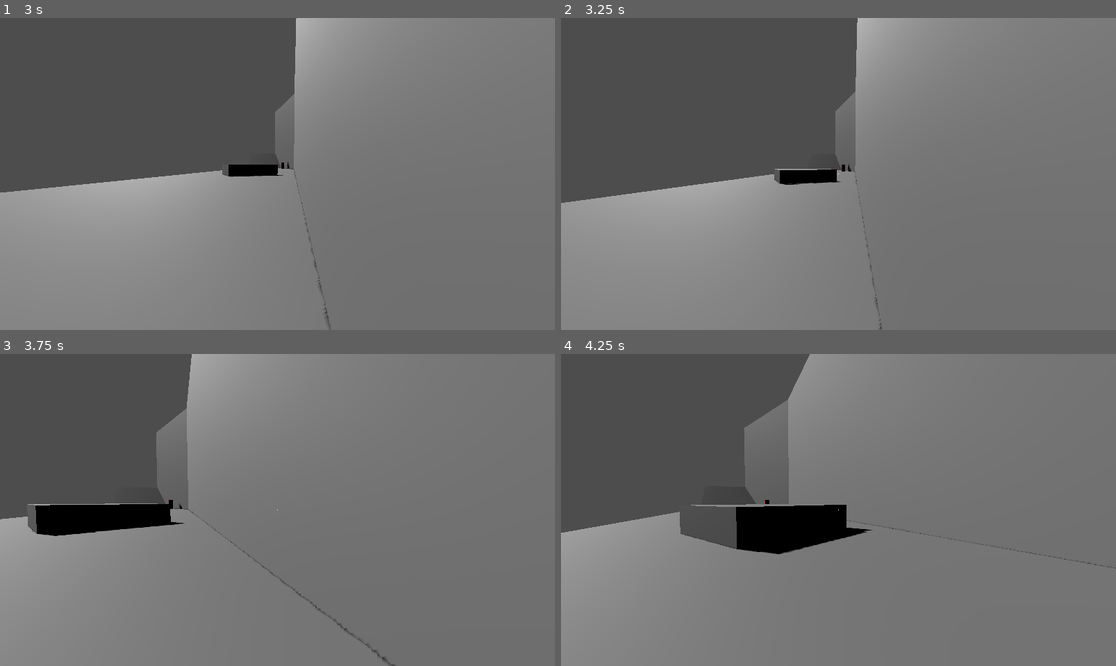
Above: before the commit, frames 1-4 (two rows, left to right).
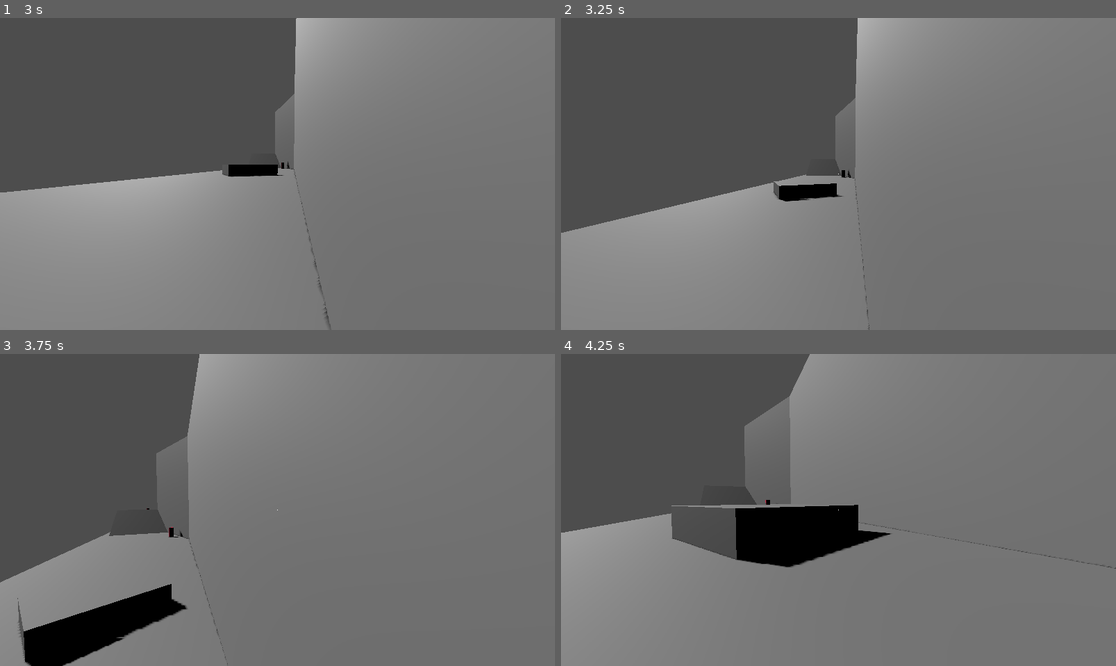
Above: after the commit, the same moments.

Repository: 100-Devs-1-Game/KYRO
Game: Godot game, scene res://scenes/level/level.tscn
Two runs of this game, one before a commit and one after it. Both use one fixed random seed, a clock stepped at 60 frames per second and the inputs below.
Inputs (mouse positions are in pixels of both pictures, inside the frame that each line leads up to):
- Up to frame 1 (3 s): tap Enter (ui_accept) at 0.5, 0.77, 1.52 s; move the mouse to (305, 174) at 0.52 s; hold Right (ui_right) 0.53-1.28 s; click (305, 174) at 0.67 s; move the mouse to (249, 174) at 1.27 s; hold Left (ui_left) 1.28-2.03 s; move the mouse to (288, 167) at 2.02 s; hold Right (ui_right) from 2.03 s (still down); move the mouse to (271, 180) at 2.77 s; click (271, 180) at 2.92 s
- Up to frame 2 (3.25 s): keep holding Right (ui_right); tap Enter (ui_accept) at 3.02 s
- Up to frame 3 (3.75 s): move the mouse to (316, 513) at 3.52 s; release Right (ui_right) at 3.53 s; hold Left (ui_left) from 3.53 s (still down)
- Up to frame 4 (4.25 s): keep holding Left (ui_left); tap Enter (ui_accept) at 3.77 s

Frame 1 is identical in both runs. In frame 2, 3.6% of the frame differs, in the area x 0-58%, y 1-100%; in frame 3, 8.8%, in the area x 0-72%, y 0-100%; in frame 4, 2.0%.

Commit message:
do a more "correct" wallrunning detection implementation

Diff:
--- a/src/kyro/scenes/player/player.gd
+++ b/src/kyro/scenes/player/player.gd
@@ -1,4 +1,5 @@
 extends CharacterBody3D
+
 
 @export_subgroup("Movement")
 @export var forward_speed:float = 100
@@ -8,14 +9,17 @@
 @export_subgroup("Jumping")
 @export var jump_strength: float = 10.0
 @export var jump_coyote_max: float = 0.5
+@export_subgroup("Wallriding")
+@export_range(0, 180, 0.5, "radians_as_degrees") var wallride_angle_tolerance:float = PI/4
 
 var jump_coyote_time:float = 0.0
+## If this is 0, wallriding can't be acheived. Otherwise, this is a the wall that will be clung to
+var wallride_axis:float = 0.0
 var sensitivity:float = 1 / PI / 60 # TODO: Move this to a GameSettings
 
 @onready var head:Node3D = %Head
 @onready var camera:Camera3D = %Camera3D
 @onready var gun_cast:RayCast3D = %GunCast
-@onready var wall_run_area:Area3D = %WallRunArea
 @onready var state_machine:StateMachine = $StateMachine
 @onready var state_walk:State = %Walk
 @onready var state_jump:State = %Jumping
@@ -59,7 +63,6 @@
 func do_strafe_movement(delta: float) -> void:
 	var axis:float = Input.get_axis(&"ui_left", &"ui_right")
 	velocity.x += axis * strafe_speed * delta
-	wall_run_area.position.x = axis * 0.4
 
 
 func do_gravity(delta: float) -> void:
@@ -79,12 +82,21 @@
 	jump_coyote_time -= delta
 
 
+func do_post_slide_updates() -> void:
+	wallride_axis = 0
+	for i in get_slide_collision_count():
+		var collision := get_slide_collision(i)
+		var dot := Vector3.LEFT.dot(collision.get_normal())
+		if absf(dot) > absf(wallride_axis):
+			wallride_axis = dot
+
+
 func can_jump() -> bool:
 	return jump_coyote_time > 0.0
 
 
 func can_wallride() -> bool:
-	return len(wall_run_area.get_overlapping_bodies()) > 0
+	return abs(wallride_axis * PI) > wallride_angle_tolerance
 
 
 func get_modal_basic_state() -> State:
--- a/src/kyro/scenes/player/player.tscn
+++ b/src/kyro/scenes/player/player.tscn
@@ -10,9 +10,6 @@
 [sub_resource type="BoxShape3D" id="BoxShape3D_x7p2l"]
 size = Vector3(0.7, 1.8, 0.7)
 
-[sub_resource type="BoxShape3D" id="BoxShape3D_p47bc"]
-size = Vector3(0.1, 1.3, 0.6)
-
 [node name="Player" type="CharacterBody3D"]
 collision_layer = 4
 script = ExtResource("1_8afob")
@@ -20,14 +17,6 @@
 [node name="Collider" type="CollisionShape3D" parent="."]
 transform = Transform3D(1, 0, 0, 0, 1, 0, 0, 0, 1, 0, 0.9, 0)
 shape = SubResource("BoxShape3D_x7p2l")
-
-[node name="WallRunArea" type="Area3D" parent="."]
-unique_name_in_owner = true
-transform = Transform3D(1, 0, 0, 0, 1, 0, 0, 0, 1, 0, 0.9, 0)
-
-[node name="Collider" type="CollisionShape3D" parent="WallRunArea"]
-shape = SubResource("BoxShape3D_p47bc")
-debug_color = Color(0.553186, 0.562638, 0, 0.42)
 
 [node name="StateMachine" type="Node" parent="." node_paths=PackedStringArray("default_state")]
 script = ExtResource("2_dovo2")
--- a/src/kyro/scenes/player/state/falling.gd
+++ b/src/kyro/scenes/player/state/falling.gd
@@ -25,6 +25,8 @@
 	owner.move_and_slide()
 	owner.do_coyote_time(delta)
 
+	owner.do_post_slide_updates()
+
 	if owner.is_on_floor():
 		machine.to_state($"../Walk")
 		return
--- a/src/kyro/scenes/player/state/jumping.gd
+++ b/src/kyro/scenes/player/state/jumping.gd
@@ -25,10 +25,12 @@
 	owner.move_and_slide()
 	owner.do_coyote_time(delta)
 
+	owner.do_post_slide_updates()
+
 	if owner.can_wallride():
 		machine.to_state($"../Wallride")
 
-	if owner.can_jump():
+	if owner.is_on_floor():
 		machine.to_state($"../Walk")
 		return
 	elif owner.velocity.y < 0:
--- a/src/kyro/scenes/player/state/walk.gd
+++ b/src/kyro/scenes/player/state/walk.gd
@@ -23,6 +23,8 @@
 	owner.move_and_slide()
 	owner.do_coyote_time(delta)
 
+	owner.do_post_slide_updates()
+
 	var modal_basic:State = owner.get_modal_basic_state()
 	if modal_basic != self:
 		machine.to_state(modal_basic)
--- a/src/kyro/scenes/player/state/wallride.gd
+++ b/src/kyro/scenes/player/state/wallride.gd
@@ -1,5 +1,6 @@
 extends State
 
+@export var forward_speed_multiplier:float = 1.2
 @export var gravity_multiplier:float = 0.2
 
 
@@ -12,13 +13,15 @@
 
 
 func _state_physics_process(delta: float) -> void:
-	owner.do_forward_movement(delta * 1.2)
+	owner.do_forward_movement(delta * forward_speed_multiplier)
 	owner.do_strafe_movement(delta)
 	owner.do_damping(delta)
 	owner.do_gravity(delta * gravity_multiplier)
 
 	owner.move_and_slide()
 	owner.do_coyote_time(delta)
+
+	owner.do_post_slide_updates()
 
 	if not owner.can_wallride():
 		var modal_basic:State = owner.get_modal_basic_state()
Not shown: 1 places in src/kyro/scenes/player/player.tscn that only renumber resources
